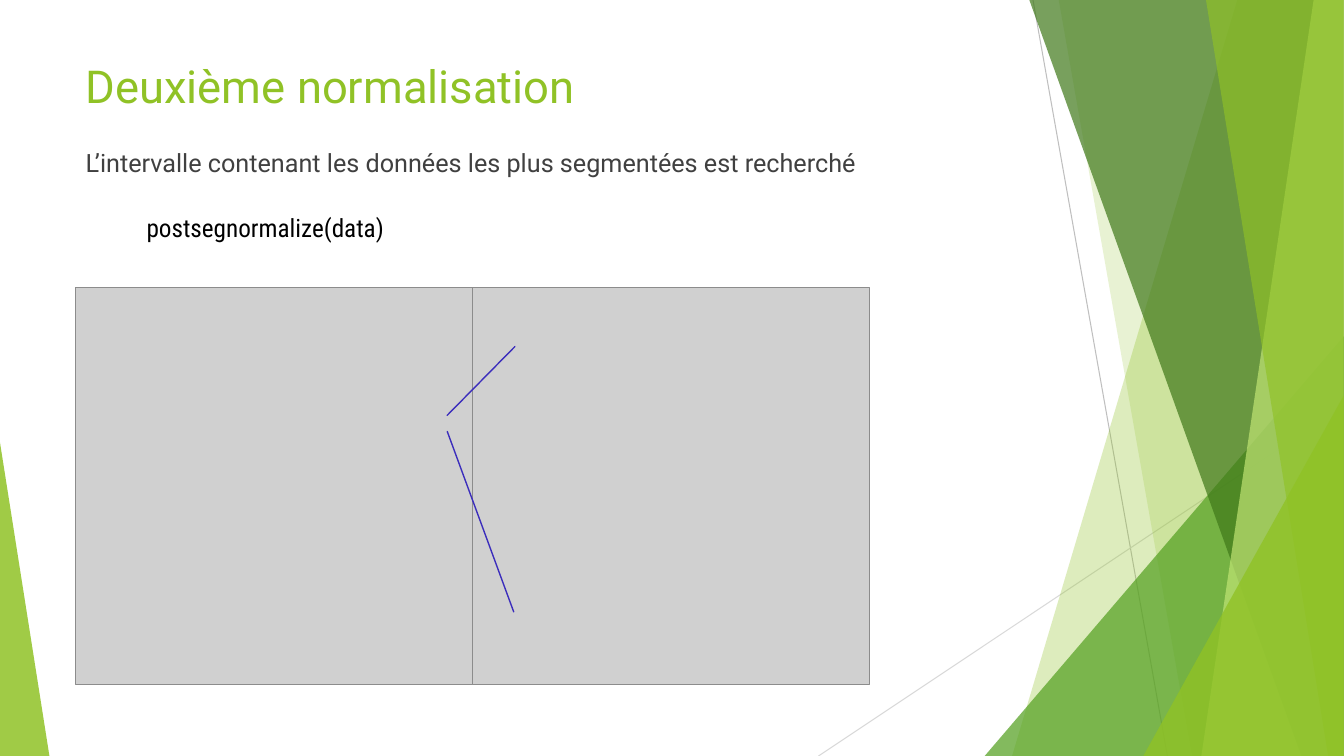
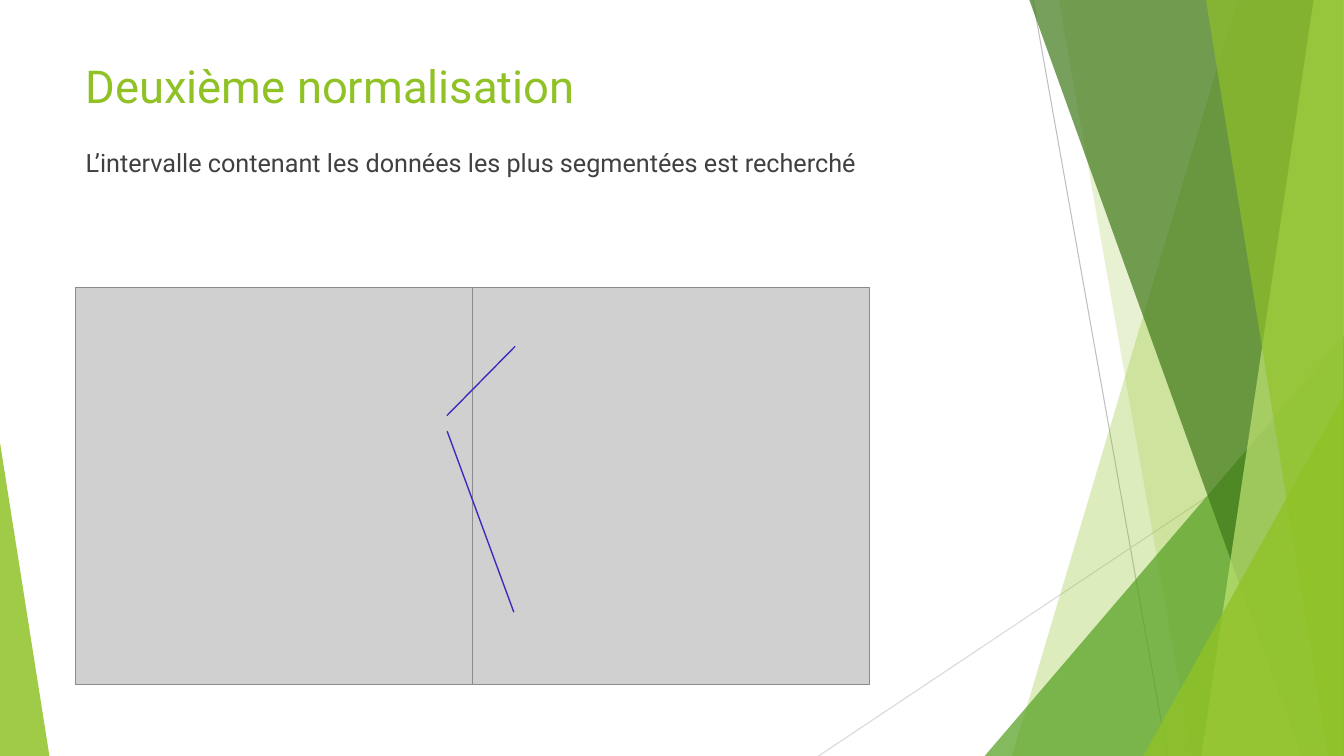
Before and after one commit to Elie-Bordron/DEA-dataviz, a slide deck: slide 17 of docs/docs_I_made/slides/CGHcall.pptx. Drawn at 1344x756 pixels with LibreOffice and Linux fonts; fonts in the diff are those of the drawing; grey boxes stand for pictures. Boxes give left, top, right and bottom in pixels: in the first picture for what was removed or moved away, otherwise in the second. Text is boxed around its words. In the diff, an @@ line names an element or a change of style, - is before the commit and + after.

```diff
--- a/docs/docs_I_made/slides/CGHcall.pptx
+++ b/docs/docs_I_made/slides/CGHcall.pptx
@@ text removed at [147, 217, 384, 243] @@
-postsegnormalize(data)
```
Also in this commit, not shown: 5 other slides changed, 1 slide added, 15 other files.
